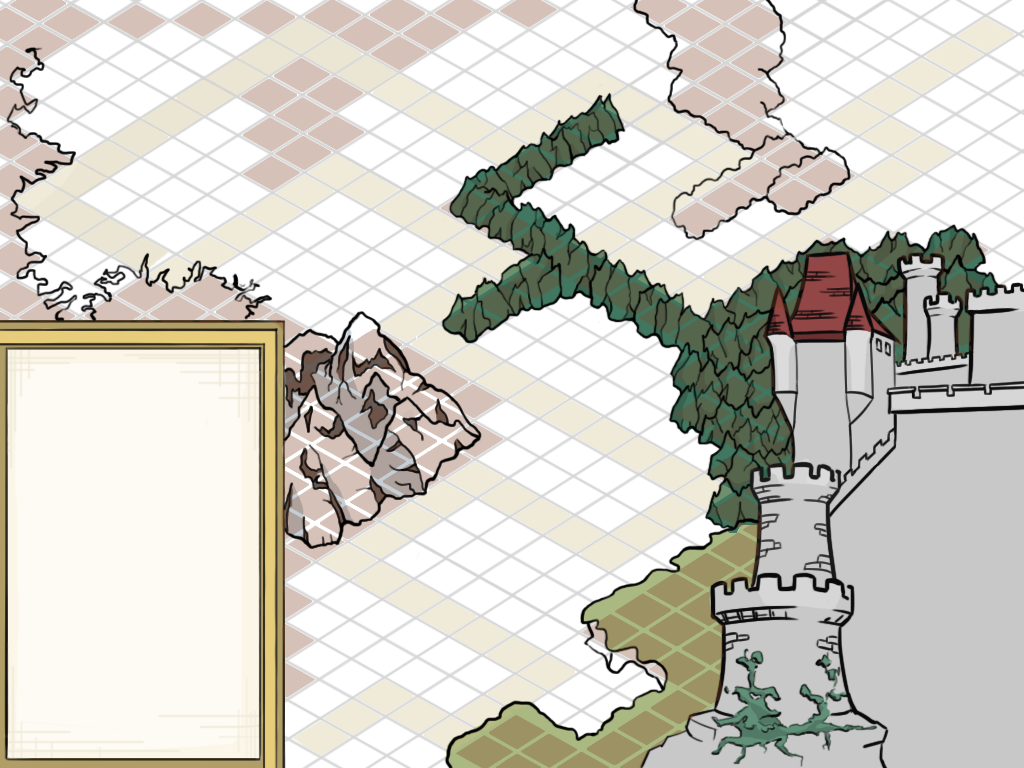
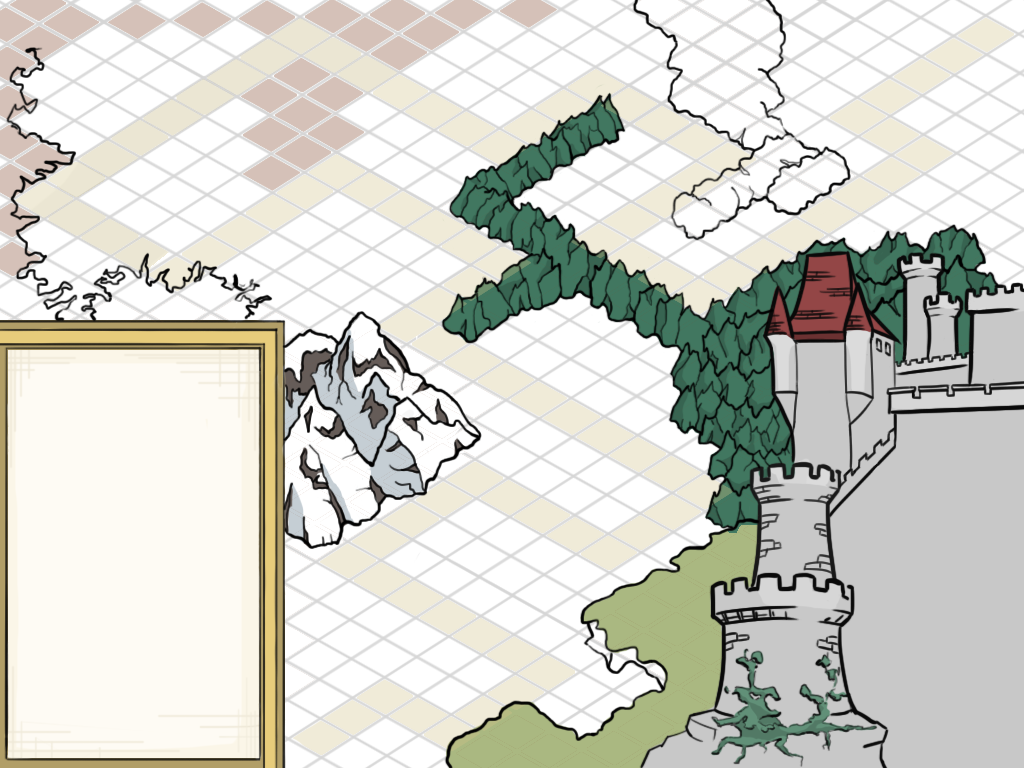
Comparing the layer stacks of the two 1024 × 768 images. Changes:
painted on "Terrain" over <box>691,127,804,212</box>
painted on "grid_plan" over <box>0,0,1009,768</box>
